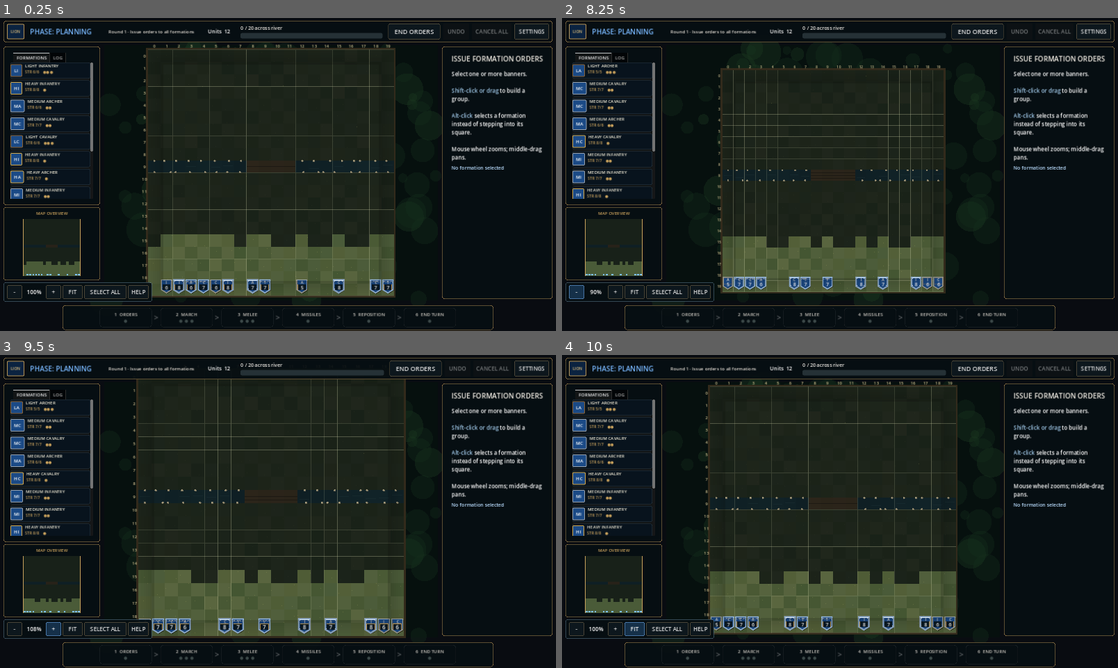
Above: before the commit, frames 1-4 (two rows, left to right).
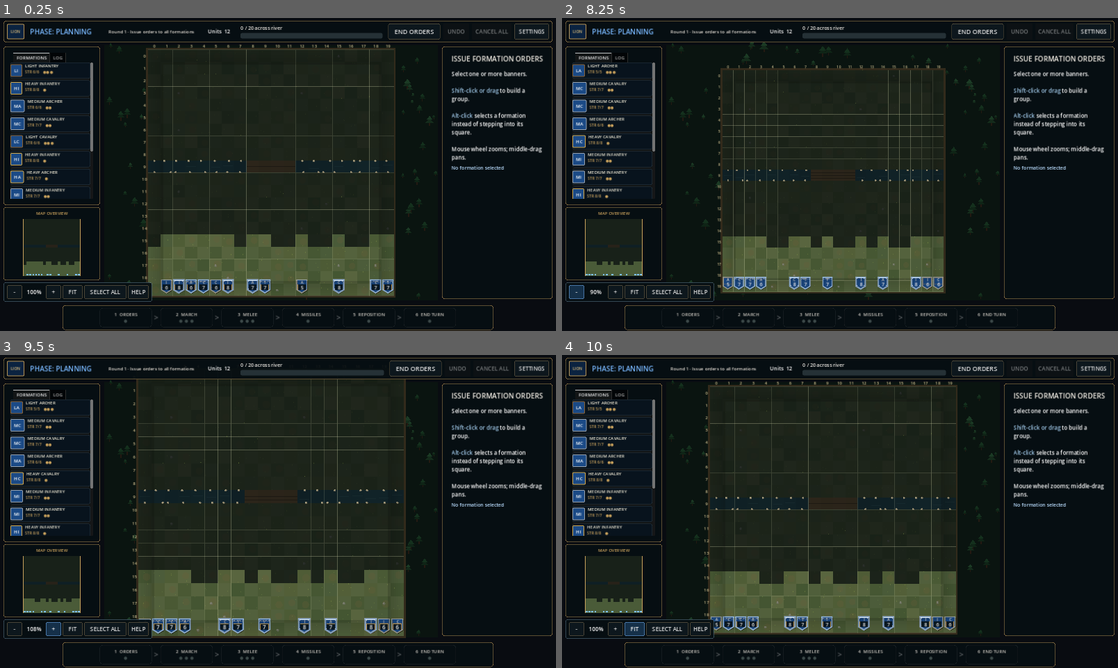
Above: after the commit, the same moments.

Repository: lucashald/stratego
Game: Godot game, scene res://scenes/main.tscn
Same seed, same stepped clock (60 frames per second), same inputs: the game is played once before the commit and once after it.
Inputs:
- Up to frame 1 (0.25 s): no input
- Up to frame 2 (8.25 s): click "END ORDERS" at 0.5 s; click "FIRST" at 1.25 s; click "PREV" at 2 s; click "ORDER LEFTOVER" at 2.75 s; click "END REPOSITION" at 3.5 s; click "NEXT ROUND" at 4.25 s; click "END ORDERS" at 5 s; click "LAST" at 5.75 s; click "SET" at 6.5 s; click "NEW BRIDGE" at 7.25 s; click "-" at 8 s
- Up to frame 3 (9.5 s): click "+" at 8.75 s
- Up to frame 4 (10 s): click "FIT" at 9.5 s

The runs differ from the first frame. In frame 1, 0.1% of the frame differs, in the area x 19-79%, y 7-91%; in frame 2, 0.2%; in frame 3, 0.1%; in frame 4, 0.2%.

Commit message:
Treeline border and ground detail
The margin around the board was filled with drifting translucent discs that
read as interface noise. It now carries a treeline, drawn only outside the
field so it frames without competing.

Squares gain worn patches, grass tufts and the occasional stone, so the board
reads as ground rather than as a spreadsheet of tinted cells. All procedural
and cheap; painted tiles can replace it later without changing the layout.

Co-Authored-By: Claude Opus 5 <noreply@anthropic.com>

Diff:
--- a/new/scripts/board_view.gd
+++ b/new/scripts/board_view.gd
@@ -266,15 +266,34 @@
 	draw_rect(Rect2(origin, Vector2(side, side)), GOLD, false, 1.0)
 
 
+## A treeline framing the play area, rather than the drifting bokeh discs that
+## previously filled this space and read as interface noise. Trees are drawn only
+## in the margin outside the board, so they frame without competing.
 func _draw_surroundings() -> void:
-	draw_rect(Rect2(Vector2.ZERO, size), Color("#06100e"), true)
-	for index in 110:
-		var px := _noise_value(index, 3) * size.x
-		var py := _noise_value(index, 11) * size.y
-		var radius := 12.0 + _noise_value(index, 23) * 38.0
-		var tint := Color("#132c1b") if index % 3 else Color("#1b3820")
-		tint.a = 0.38
-		draw_circle(Vector2(px, py), radius, tint)
+	draw_rect(Rect2(Vector2.ZERO, size), Color("#0a1410"), true)
+	var geometry := _board_geometry()
+	var field := Rect2(Vector2(geometry.origin), Vector2(geometry.side, geometry.side)).grow(6.0)
+	for index in 160:
+		var point := Vector2(_noise_value(index, 3) * size.x, _noise_value(index, 11) * size.y)
+		if field.has_point(point): continue
+		var scale := 9.0 + _noise_value(index, 23) * 13.0
+		_draw_tree(point, scale, index)
+
+
+## A simple conifer: a dark trunk under two stacked canopies. Cheap enough to
+## draw a hundred and a half of them every frame.
+func _draw_tree(base: Vector2, scale: float, seed_value: int) -> void:
+	var tint := Color("#14301d") if seed_value % 3 else Color("#1b3a24")
+	var shade := tint.darkened(0.25)
+	draw_line(base, base - Vector2(0, scale * 0.5), Color("#241a12"), maxf(1.0, scale * 0.16))
+	for tier in 2:
+		var lift := scale * (0.42 + float(tier) * 0.42)
+		var spread := scale * (0.62 - float(tier) * 0.16)
+		draw_colored_polygon(PackedVector2Array([
+			base - Vector2(0, lift + scale * 0.62),
+			base + Vector2(spread, -lift),
+			base + Vector2(-spread, -lift),
+		]), shade if tier == 0 else tint)
 
 
 ## Column and row numbers down the board's edges. These use engine coordinates,
@@ -341,8 +360,25 @@
 			var plank_y := rect.position.y + cell * float(plank + 1) / 4.0
 			draw_line(Vector2(rect.position.x, plank_y), Vector2(rect.end.x, plank_y), Color(0.16, 0.11, 0.065, 0.55), maxf(1.0, cell * 0.025))
 	else:
-		var sprig := rect.position + Vector2(_noise_value(position.x, position.y + 17), _noise_value(position.x + 20, position.y)) * cell
-		draw_circle(sprig, maxf(0.7, cell * 0.026), Color(0.78, 0.76, 0.42, 0.2))
+		# Ground detail: a worn patch on some squares, a few tufts on others, so
+		# the field reads as terrain rather than as a spreadsheet of tinted cells.
+		var wear := _noise_value(position.x + 31, position.y + 7)
+		if wear > 0.72:
+			var patch_centre := rect.position + Vector2(0.35 + wear * 0.3, 0.4 + _noise_value(position.x, position.y + 5) * 0.25) * cell
+			draw_circle(patch_centre, cell * (0.16 + wear * 0.13), Color(0.42, 0.36, 0.22, 0.24))
+		var tufts := 2 if wear < 0.5 else 1
+		for index in tufts:
+			var tuft := rect.position + Vector2(
+				_noise_value(position.x * 3 + index, position.y + 17),
+				_noise_value(position.x + 20, position.y * 3 + index),
+			) * cell
+			var blade := maxf(1.0, cell * 0.09)
+			draw_line(tuft, tuft - Vector2(blade * 0.25, blade), Color(0.55, 0.62, 0.29, 0.34), maxf(0.8, cell * 0.022))
+			draw_line(tuft, tuft - Vector2(-blade * 0.2, blade * 0.85), Color(0.48, 0.57, 0.26, 0.3), maxf(0.8, cell * 0.02))
+		if _noise_value(position.x + 63, position.y + 41) > 0.93:
+			var stone := rect.position + Vector2(0.5, 0.55) * cell
+			draw_circle(stone, cell * 0.11, Color(0.44, 0.44, 0.41, 0.5))
+			draw_circle(stone - Vector2(cell * 0.02, cell * 0.03), cell * 0.075, Color(0.58, 0.58, 0.54, 0.45))
 
 
 func _draw_river_banks(origin: Vector2, cell: float) -> void:
